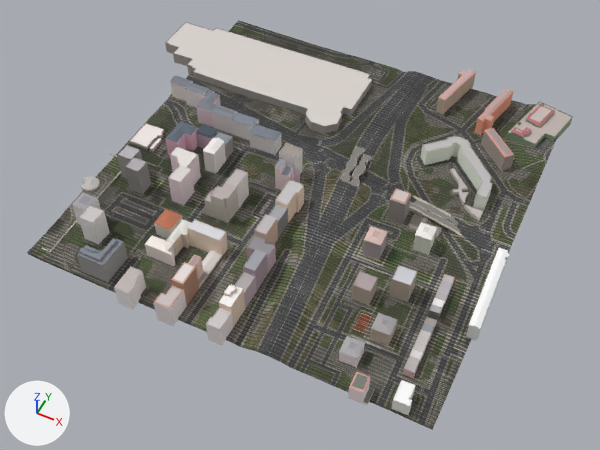
A saved change to the glTF model public/tiles/benfica/t_5_2.glb.
Both versions are drawn from a 50 mm lens placed at (-2614.0, 4832.0, 847.0), pointed at (-2923.0, 5450.0, 76.0). Arrows for +X, +Y and +Z are at lower left; the lights stay in place. The older version comes first. Where no turn or scale is listed for an object, it has been applied to the vertices. Vertices at exactly the same position are counted once.

Names of what the first picture shows: 'buildings', 'terrain'.
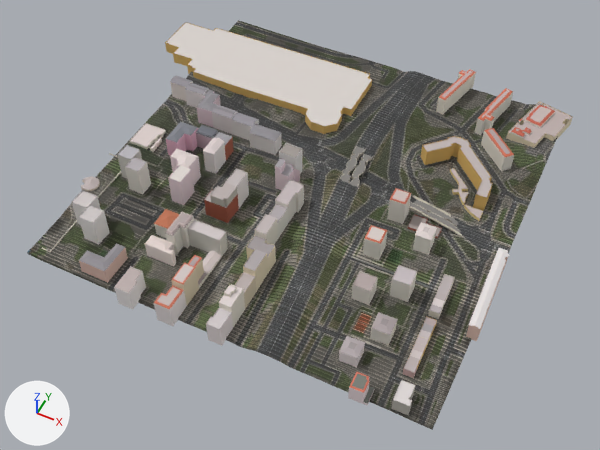
The change, as JSON lines over the scene's bpy script:
```json
{"block": "me_buildings", "where": "# used by ob_buildings; location = (-2953.0, 5495.0, 124.0)"}
{"op": "remove", "block": "me_buildings", "code": "me_buildings.from_pydata(...)  # 3650 vertices, 4411 faces; spans x -286.0..286.0, y -260.0..260.0, z -23.0..23.0"}
{"op": "add", "block": "me_buildings", "code": "me_buildings.from_pydata(...)  # 4416 vertices, 4855 faces; spans x -286.0..286.0, y -260.0..260.0, z -23.0..23.0"}
{"block": "me_buildings", "change": "me_buildings part 1: 6 loose pieces with 56 vertices, spanning x -197.0..209.0, y -187.0..29.0, z -19.0..16.0, are deleted"}
{"block": "me_buildings", "change": "me_buildings part 2: 91 vertices moved from x -192.0..37.0, y -258.0..7.0, z -22.0..21.0 to x -192.0..37.0, y -257.0..7.0, z -22.0..20.0; 180 vertices removed from x -219.0..-21.0, y -243.0..75.0, z -20.0..21.0; 780 vertices added at x -219.0..-22.0, y -243.0..75.0, z -22.0..21.0"}
{"block": "me_buildings", "change": "me_buildings part 3: 98 vertices moved from x 147.0..250.0, y -240.0..237.0, z -20.0..13.0 to x 147.0..254.0, y -241.0..237.0, z -20.0..13.0; 177 vertices removed from x 127.0..280.0, y -246.0..240.0, z -20.0..13.0; 234 vertices added at x 127.0..284.0, y -244.0..240.0, z -19.0..14.0"}
{"block": "me_buildings", "change": "me_buildings part 4: 28 kept faces spanning x -188.0..246.0, y -240.0..186.0, z -18.0..13.0 get new vertex colours"}
{"block": "me_buildings", "change": "other edits to the shape of me_buildings do not show in these pictures"}
{"op": "set", "path": "ob_buildings.location", "old": "(-2953.0, 5495.0, 124.0)", "new": "(-2953.0, 5495.0, 125.0)"}
```

Pixel boxes (x1, y1, x2, y2) of what changed, in the pictures (600 x 450 px; the box of a moved part takes in the faces that stretch with it):
```json
{"object": "buildings", "change": "reshaped, moved", "before": [41, 22, 573, 415], "after": [41, 22, 573, 415]}
{"part": 1, "of": "me_buildings", "change": "deleted", "before": [74, 193, 453, 245]}
{"part": 2, "of": "me_buildings", "change": "reshaped", "before": [72, 76, 237, 309], "after": [72, 76, 237, 309]}
{"part": 3, "of": "me_buildings", "change": "moved or reshaped", "before": [339, 104, 572, 401], "after": [352, 105, 572, 401]}
{"part": 4, "of": "me_buildings", "change": "recoloured", "before": [150, 128, 531, 152], "after": [150, 128, 531, 152]}
```
